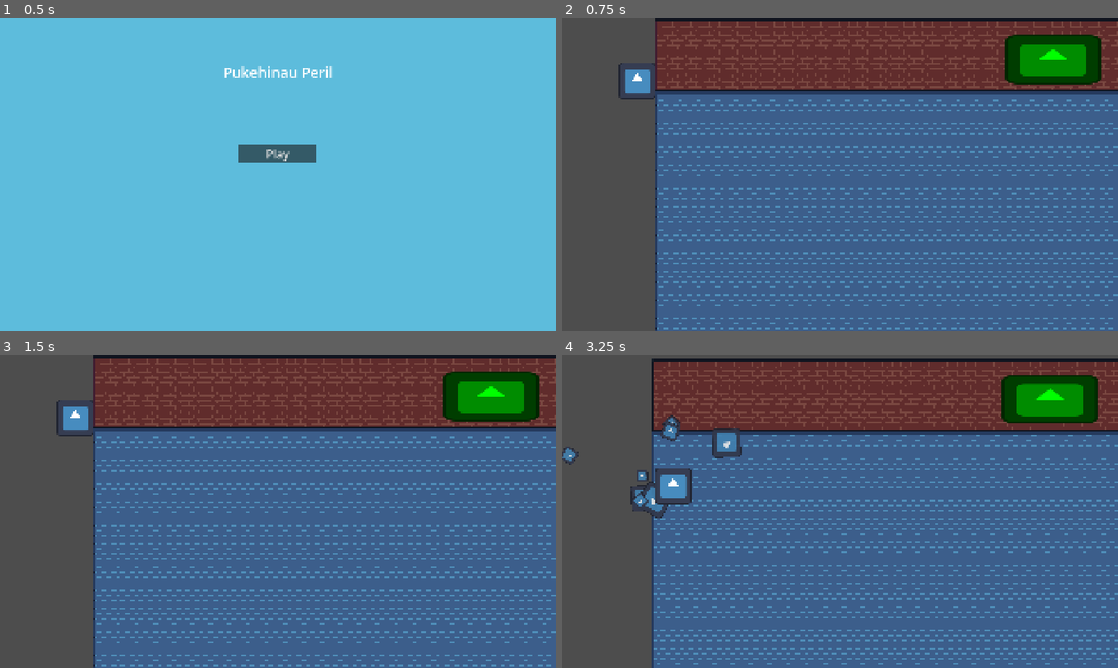
Above: before the commit, frames 1-4 (two rows, left to right).
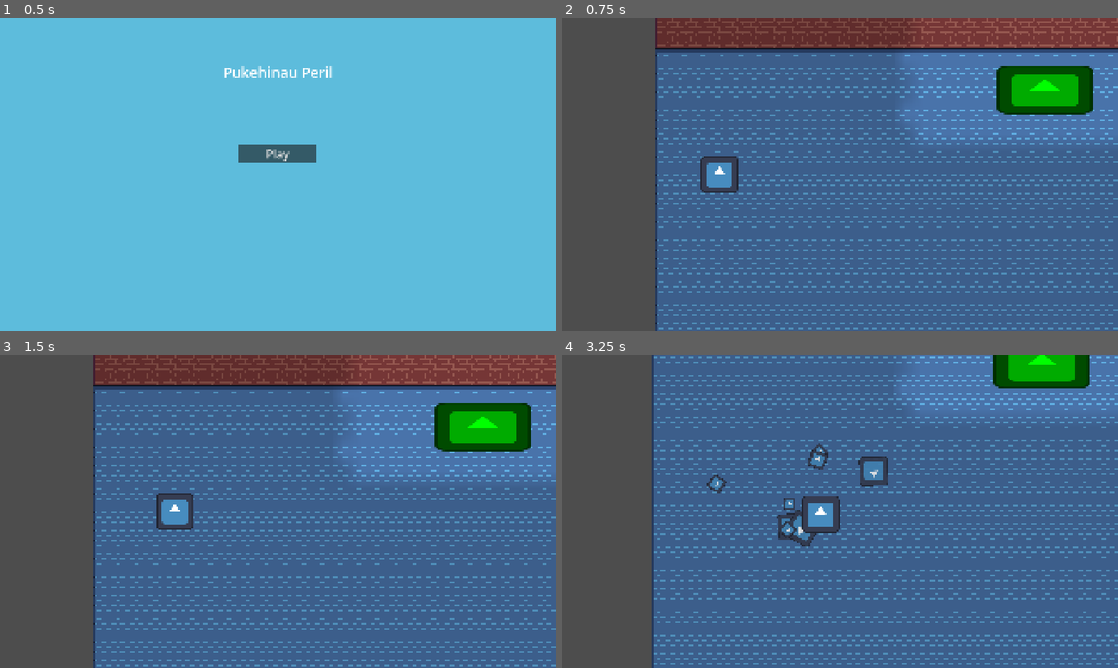
Above: after the commit, the same moments.

Repository: Exponential182/Pukehinau-Peril
Game: Godot game, scene res://prefabs/main_menu.tscn
Two runs of this game, one before a commit and one after it. Both use one fixed random seed, a clock stepped at 60 frames per second and the inputs below. The engine's default icon, where the game draws it, is replaced by a stand-in: a white triangle on a blue panel in a dark square.
Inputs (mouse positions are in pixels of both pictures, inside the frame that each line leads up to):
- Up to frame 1 (0.5 s): no input
- Up to frame 2 (0.75 s): click "Play" at 0.5 s
- Up to frame 3 (1.5 s): tap Enter at 1.25 s; move the mouse to (400, 495) at 1.27 s; hold D (right) from 1.28 s (still down); tap E (interact) at 1.35 s
- Up to frame 4 (3.25 s): move the mouse to (728, 527) at 2.02 s; release D (right) at 2.03 s; hold S (down) 2.03-2.78 s; click (728, 527) at 2.1 s; move the mouse to (895, 442) at 2.77 s; hold D (right) from 2.78 s (still down); tap Space (smack) at 2.85 s

Frame 1 is identical in both runs. In frame 2, 35% of the frame differs, in the area x 10-100%, y 0-100%; in frame 3, 35%; in frame 4, 38%, in the area x 0-100%, y 0-99%.

Commit message:
add light occluders

Diff:
--- a/prefabs/main_level.tscn
+++ b/prefabs/main_level.tscn
@@ -6,6 +6,7 @@
 [ext_resource type="Texture2D" uid="uid://s77k0b2l8vlc" path="res://icon.svg" id="2_ofjge"]
 [ext_resource type="Script" uid="uid://bymiu7nmmn11w" path="res://scripts/puzzles.gd" id="3_nja2s"]
 [ext_resource type="PackedScene" uid="uid://uf8ol5pwve7" path="res://prefabs/player.tscn" id="6_jynbf"]
+[ext_resource type="Texture2D" uid="uid://bn5uab1cjona3" path="res://assets/School Daze Tileset/School Daze/Stage 3/Objects/Wooden Door.png" id="7_jxr24"]
 
 [sub_resource type="TileMapPattern" id="TileMapPattern_ofjge"]
 tile_data = PackedInt32Array(0, 65536, 0, 65536, 65536, 0, 131072, 65536, 0, 196608, 65536, 0)
@@ -128,6 +129,9 @@
 [sub_resource type="RectangleShape2D" id="RectangleShape2D_su5do"]
 size = Vector2(335, 168)
 
+[sub_resource type="OccluderPolygon2D" id="OccluderPolygon2D_jynbf"]
+polygon = PackedVector2Array(0, 0, 4160, 0, 4160, 2432, 0, 2432)
+
 [node name="main_level" type="Node2D" unique_id=1141564264]
 
 [node name="world" type="Node2D" parent="." unique_id=663481402]
@@ -142,7 +146,7 @@
 
 [node name="vertical_puzzle" type="Area2D" parent="puzzle_areas" unique_id=2119357602]
 modulate = Color(0, 1, 0, 1)
-position = Vector2(1697, 140)
+position = Vector2(1669, 387)
 collision_mask = 3
 priority = 1
 script = ExtResource("2_fypyd")
@@ -163,7 +167,17 @@
 
 [node name="player" parent="." unique_id=484850195 instance=ExtResource("6_jynbf")]
 z_index = 20
-position = Vector2(268, 217)
+position = Vector2(544, 682)
+
+[node name="light_occluder_2d" type="LightOccluder2D" parent="player" unique_id=687638729]
+position = Vector2(-1635, -1043)
+occluder = SubResource("OccluderPolygon2D_jynbf")
+
+[node name="point_light_2d" type="PointLight2D" parent="." unique_id=1518796078]
+position = Vector2(1675, -276.99994)
+scale = Vector2(65.37, 65.37)
+energy = 0.3
+texture = ExtResource("7_jxr24")
 
 [connection signal="body_entered" from="puzzle_areas/vertical_puzzle" to="puzzle_areas/vertical_puzzle" method="_on_body_entered"]
 [connection signal="body_exited" from="puzzle_areas/vertical_puzzle" to="puzzle_areas/vertical_puzzle" method="_on_body_exited"]
